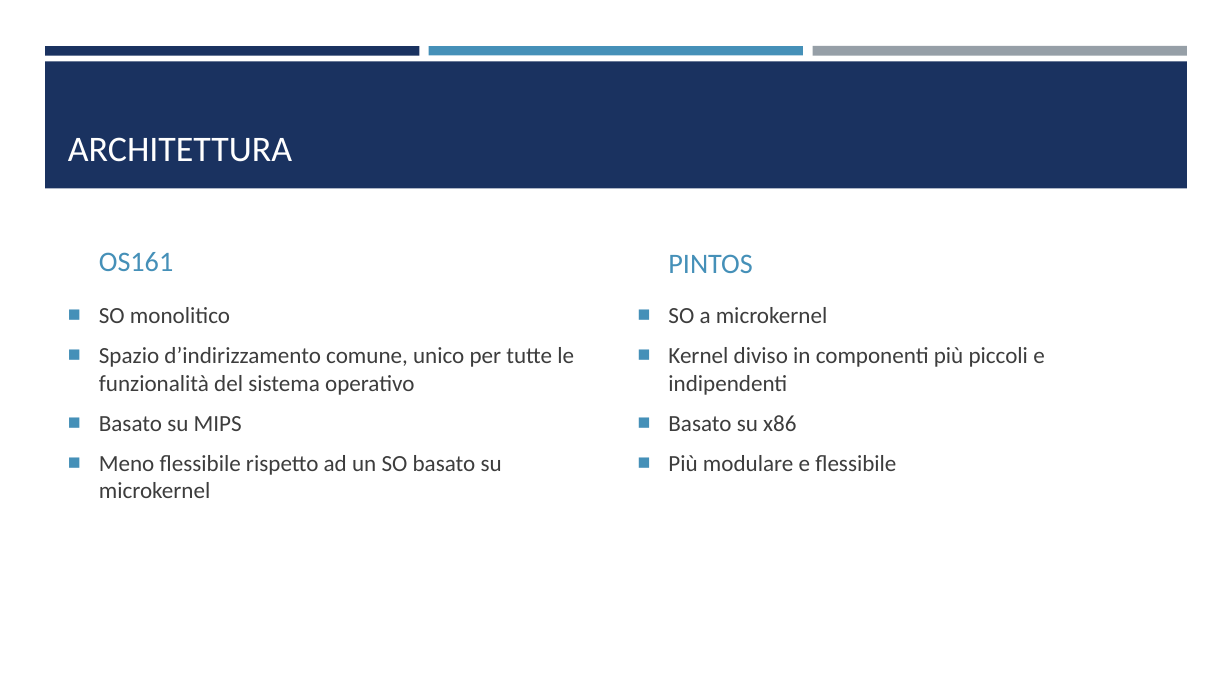
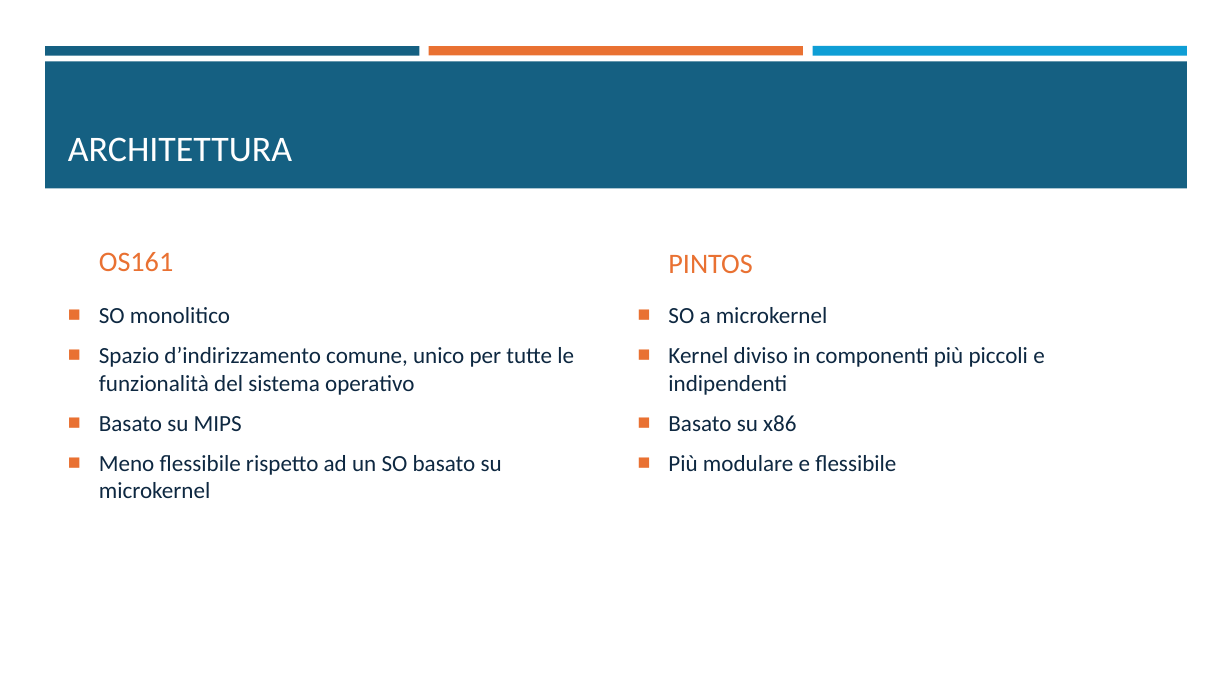
Before and after one commit to fraancyM/PintOS, a slide deck: slide 3 of Progetto_SO.pptx. Drawn at 1232x693 pixels with LibreOffice and Linux fonts; fonts in the diff are those of the drawing. Boxes give left, top, right and bottom in pixels: in the first picture for what was removed or moved away, otherwise in the second. Text is boxed around its words. In the diff, an @@ line names an element or a change of style, - is before the commit and + after.

```diff
--- a/Progetto_SO.pptx
+++ b/Progetto_SO.pptx
@@ rectangle at box(45, 46, 420, 55): fill #1A3260 to #156082 @@
@@ rectangle at box(429, 46, 803, 55): fill #4590B8 to #E97132 @@
@@ rectangle at box(812, 46, 1187, 56): fill #969FA7 to #0F9ED5 @@
@@ rectangle at box(45, 61, 1188, 189): fill #1A3260 to #156082 @@
@@ text "OS161" at box(99, 252, 173, 271): text colour #4590B8 to #E97132 @@
@@ text "PINTOS" at box(668, 254, 752, 273): text colour #4590B8 to #E97132 @@
@@ text "SO monolitico" at box(99, 307, 574, 498): text colour #3D3D3D to #0E2841; bullet colour #4590B8 to #E97132 @@
@@ text "SO a microkernel" at box(668, 307, 1044, 471): text colour #3D3D3D to #0E2841; bullet colour #4590B8 to #E97132 @@
```
Also in this commit, not shown: 6 other slides changed, 2 slides added, 10 slides removed.
